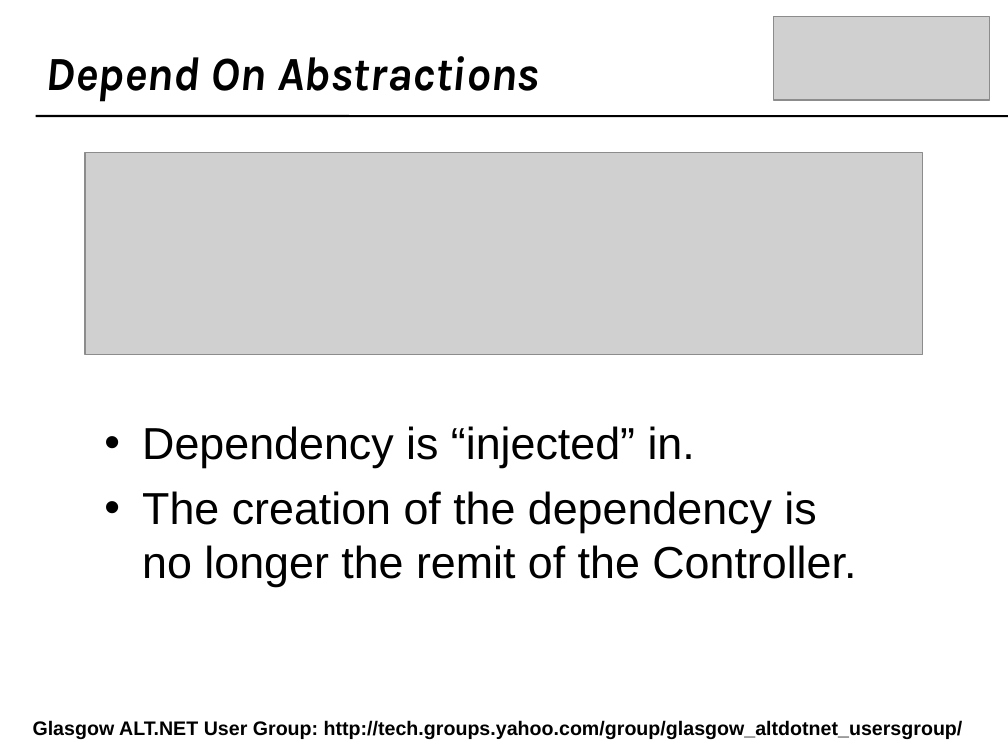
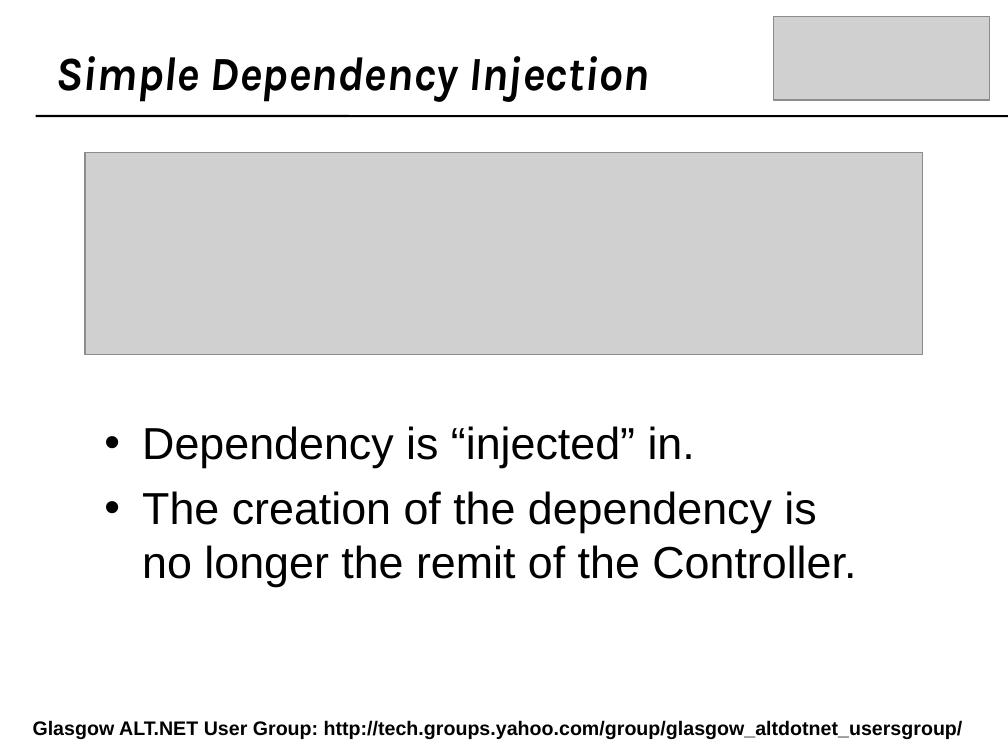
Before and after one commit to craignicol/scotaltdotnet, a slide deck: slide 16 of belfast/IOC-TDD-And Testability.ppt. Drawn at 1008x756 pixels with LibreOffice and Linux fonts; fonts in the diff are those of the drawing; grey boxes stand for pictures; background and template pictures are left out. Boxes give left, top, right and bottom in pixels: in the first picture for what was removed or moved away, otherwise in the second. Text is boxed around its words. In the diff, an @@ line names an element or a change of style, - is before the commit and + after.

```diff
--- a/belfast/IOC-TDD-And Testability.ppt
+++ b/belfast/IOC-TDD-And Testability.ppt
@@ text at (55,56,649,102): text changed @@
-Depend On Abstractions
+Simple Dependency Injection
```
Also in this commit, not shown: 1 other slide changed, 1 slide removed.
